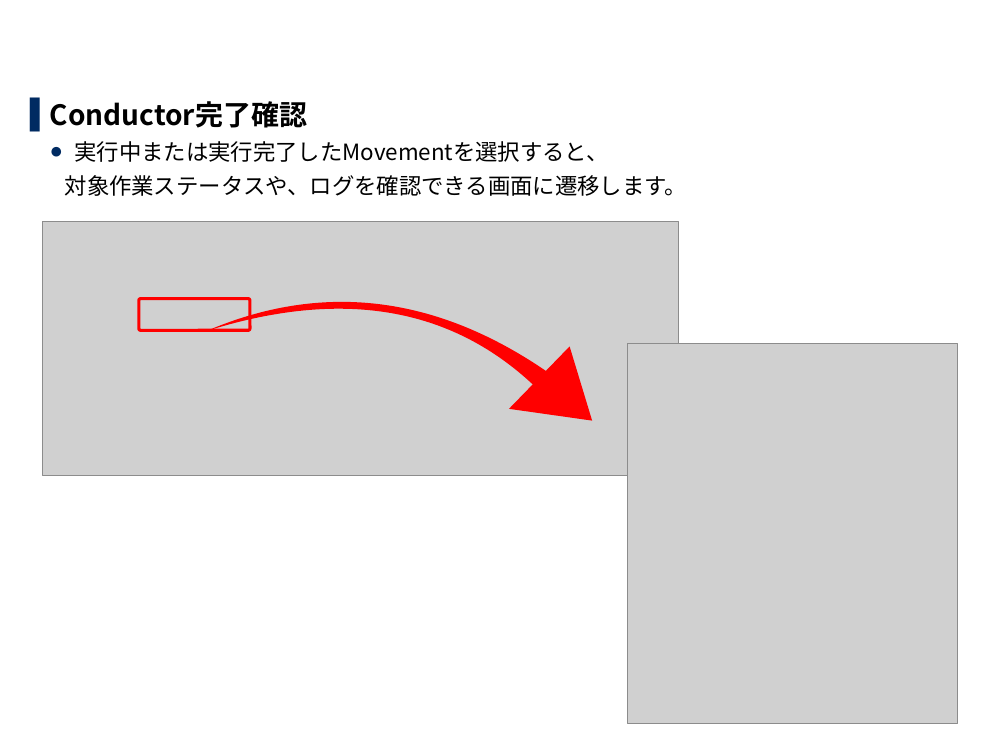
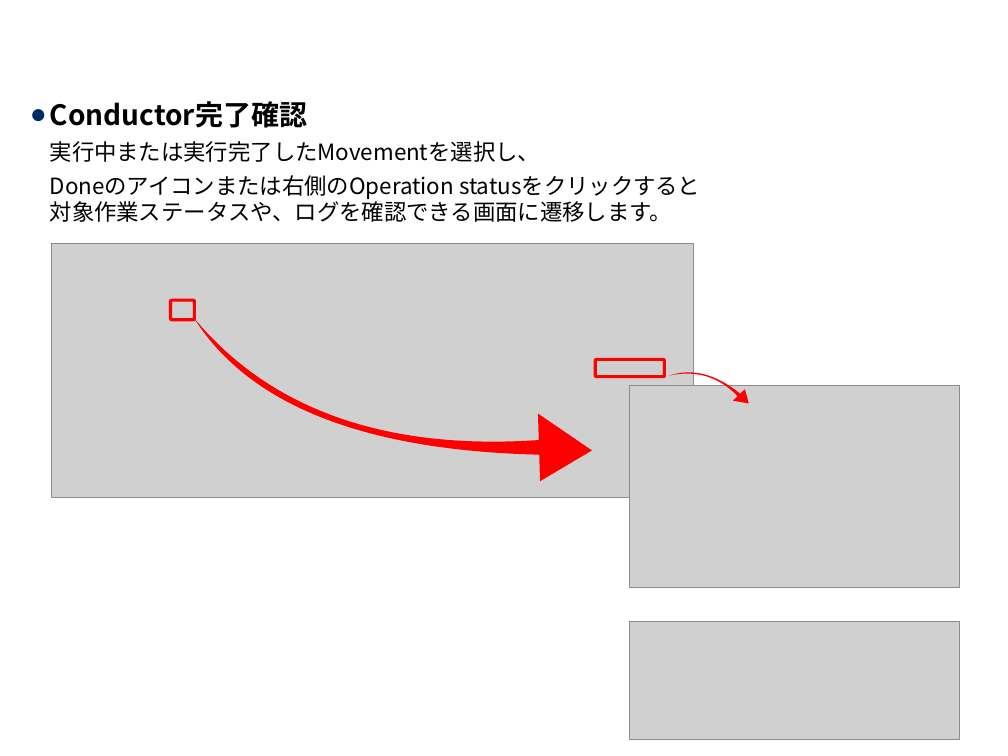
Before and after one commit to exastro-suite/it-automation-docs, a slide deck: slide 30 of asset/Learn_ja/ITA-Conductor_practice_ja.pptx. Drawn at 1008x756 pixels with LibreOffice and Linux fonts; fonts in the diff are those of the drawing; grey boxes stand for pictures; background and template pictures are left out. Boxes give left, top, right and bottom in pixels: in the first picture for what was removed or moved away, otherwise in the second. Text is boxed around its words. In the diff, an @@ line names an element or a change of style, - is before the commit and + after.

```diff
--- a/asset/Learn_ja/ITA-Conductor_practice_ja.pptx
+++ b/asset/Learn_ja/ITA-Conductor_practice_ja.pptx
@@ text at [50,141,700,222]: text changed @@
-  ● 実行中または実行完了したMovementを選択すると、
-  対象作業ステータスや、ログを確認できる画面に遷移します。
+  実行中または実行完了したMovementを選択し、
+  Doneのアイコンまたは右側のOperation statusをクリックすると
+  対象作業ステータスや、ログを確認できる画面に遷移します。
@@ picture: place and size @@
-picture at [42,222,678,476]
+picture at [51,243,694,497]
@@ swoosh arrow at [194,264,596,527]: mirrored; rotation 50 to 351 degrees @@
@@ rounded rectangle added at [170,300,195,320], outline #FF0000 2.25 pt @@
@@ swoosh arrow added at [669,344,753,431], fill #FF0000 @@
@@ rounded rectangle: place and size @@
-rounded rectangle at [139,298,250,331]
+rounded rectangle at [596,360,665,377]
@@ picture: place and size @@
-picture at [628,344,958,724]
+picture at [630,385,960,587]
@@ picture added at [630,622,960,739] @@
```
Also in this commit, not shown: 22 other slides changed, 2 other files.
